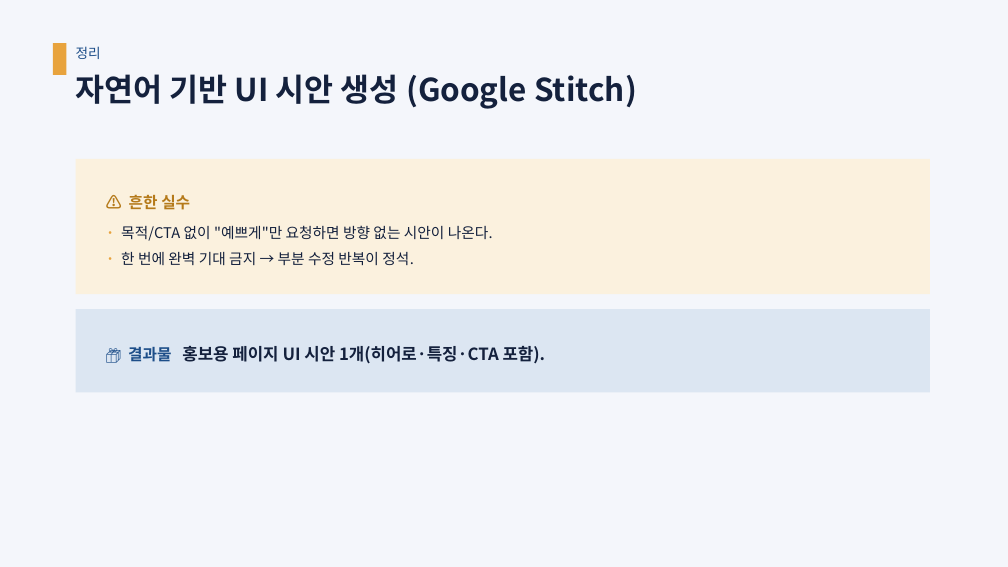
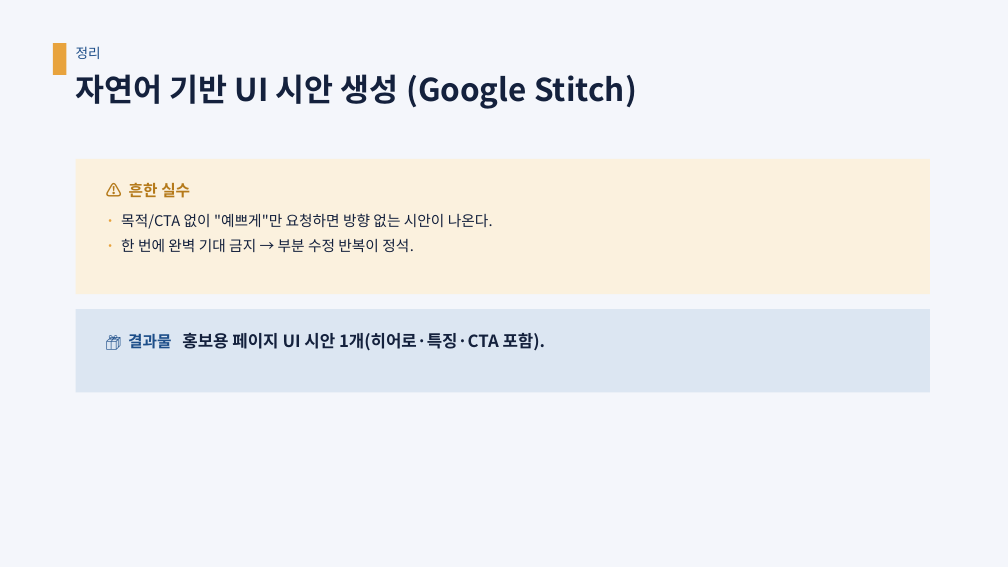
Before and after one commit to aebonlee/content, a slide deck: slide 8 of docs/slides/pptx/M5_UI시안제작.pptx. Drawn at 1008x567 pixels with LibreOffice and Linux fonts; fonts in the diff are those of the drawing. Boxes give left, top, right and bottom in pixels: in the first picture for what was removed or moved away, otherwise in the second. Text is boxed around its words. In the diff, an @@ line names an element or a change of style, - is before the commit and + after.

```diff
--- a/docs/slides/pptx/M5_UI시안제작.pptx
+++ b/docs/slides/pptx/M5_UI시안제작.pptx
@@ rectangle "⚠ 흔한 실수" at [76, 159, 930, 294]: vertical alignment middle to top @@
@@ rectangle "📦 결과물 홍보용 페이지 UI ..." at [76, 309, 930, 392]: vertical alignment middle to top @@
```
Also in this commit, not shown: 3 other slides changed, 12 other files.
